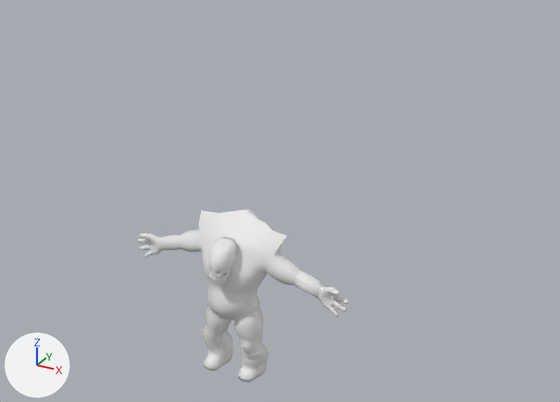
A saved change to the glTF model BaseFramework 3D/Asset/Models/Character/Enemy/Golem/golem_clean.gltf.
Before and after are seen from a 50 mm lens placed at (13.46, -21.31, 17.79), pointed at (1.14, 1.1, 6.59). The lights are fixed; the arrows at lower left show +X, +Y and +Z. The picture after the commit comes second. Where no turn or scale is listed for an object, it has been applied to the vertices. Vertices at exactly the same position are counted once.

Objects in the first picture: 'golem'.
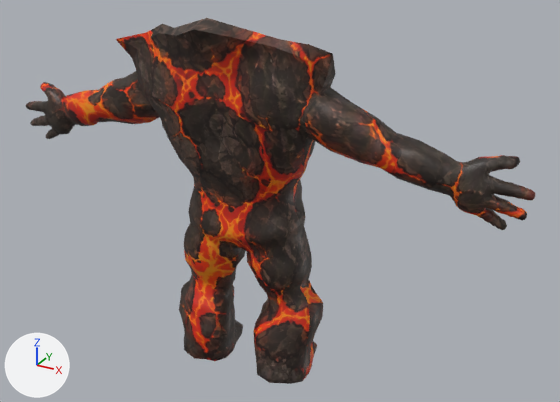
Where the newer file only moved an object's origin or applied its transform, the numbers keep the older frame.

Edits to the bpy script that builds the scene:
```text
Add img_designer:
    img_designer = load_image('Designer', 'Designer.png', 1254, 1254, 'sRGB')
Change mat_golem_mat:
    remove mat_golem_mat.base_color = (0.8, 0.8, 0.8)  # white #e7e7e7
    add mat_golem_mat.texture = img_designer
Change me_golem:
    used by ob_golem; location = (0.01, 0.18, 0.03)
    remove me_golem.from_pydata(...)  # 2759 vertices, 5502 faces; spans x -4.62..4.52, y -1.78..0.81, z -0.13..6.13
    add me_golem.from_pydata(...)  # 2759 vertices, 5502 faces; spans x -9.86..10.01, y -2.47..3.17, z -0.21..13.39
    me_golem part 1: the whole mesh is multiplied about its middle by the matrix ((-2.172, 0.051, 0.0), (-0.051, -2.172, 0.0), (0.0, 0.0, 2.173)), then moved by (0.11, 0.84, 3.59)
```

What differs and where, as boxes (x1, y1, x2, y2) in the pictures (560 x 402 px):
'golem', surface changed, reshaped (141% wider, 111% taller): before (138, 209, 349, 382); after (26, 18, 535, 384)
